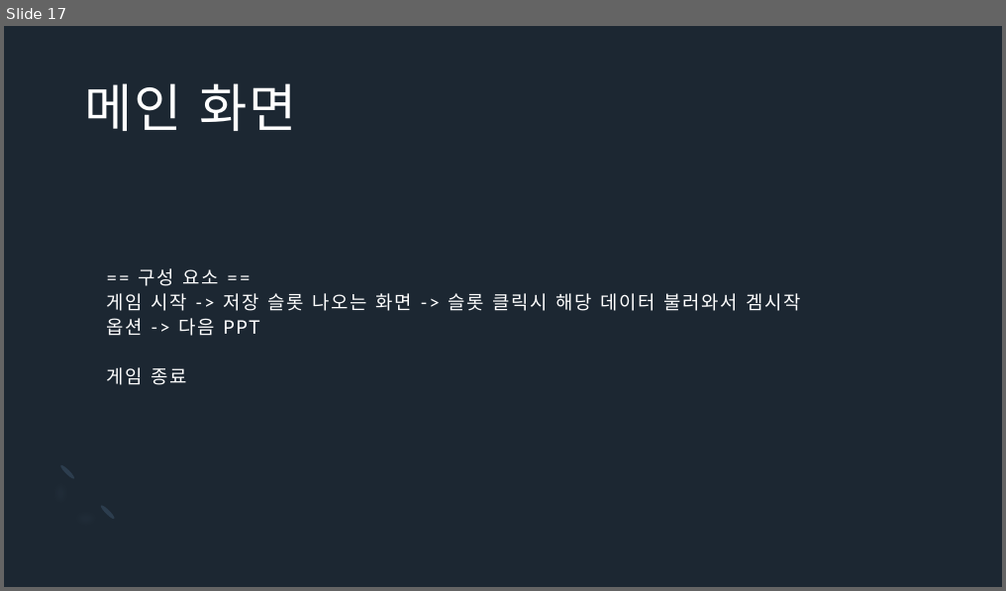
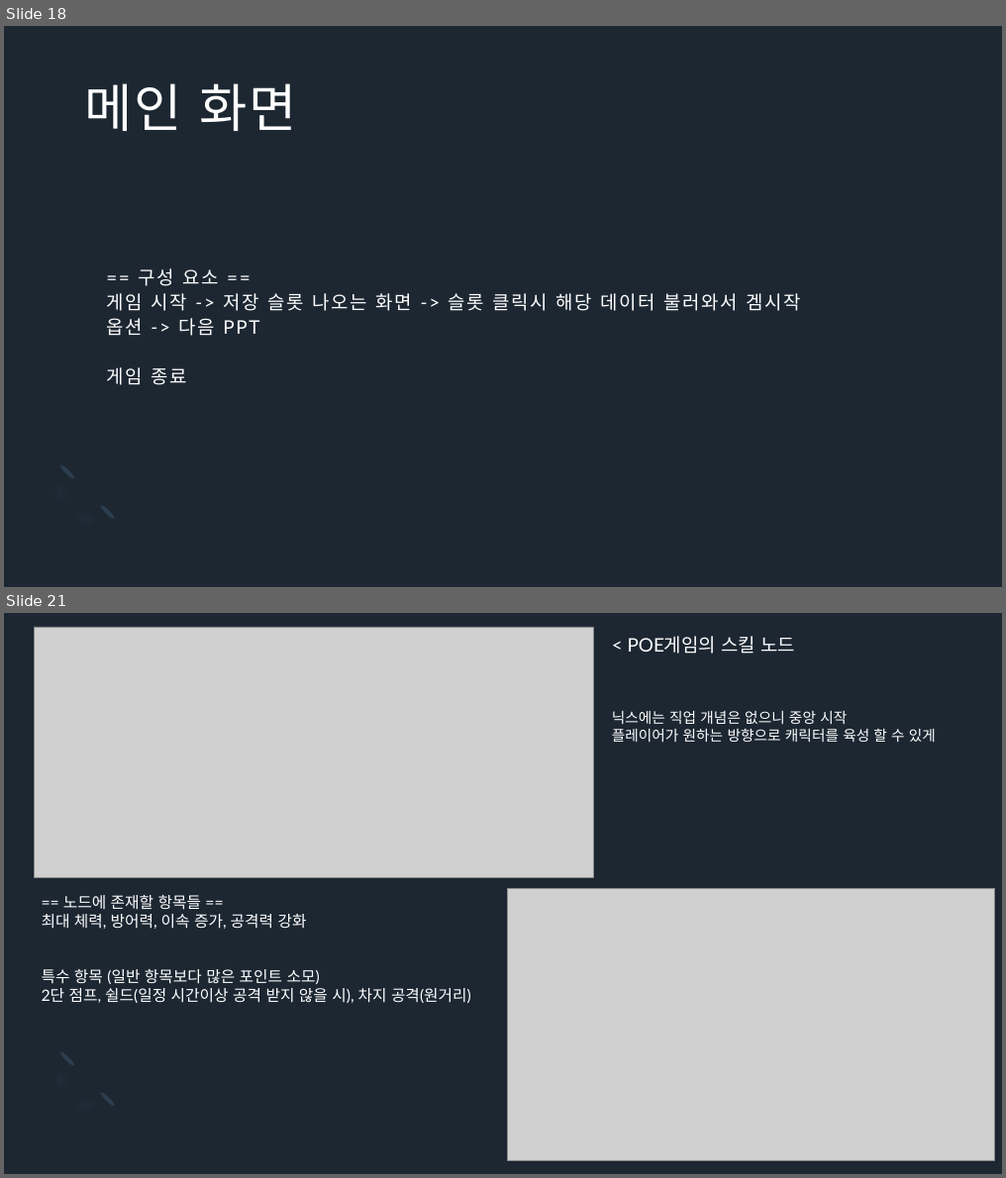
Before and after one commit to Icloy/2D_Roguelike, a slide deck: 기획서.pptx. Shown one above the other, each under a label of ours: slide 17 before the commit, slides 18 and 21 after it; the slides between them are not shown. The pictures are 1006x591 and 1006x1178 pixels, drawn with LibreOffice and Linux fonts; fonts in the diff are those of the drawing; grey boxes stand for pictures. Boxes give left, top, right and bottom in pixels: in the first picture for what was removed or moved away, otherwise in the second. Text is boxed around its words. In the diff, an @@ line names an element or a change of style, - is before the commit and + after.

```diff
--- a/기획서.pptx
+++ b/기획서.pptx
@@ slide 21 added at <box>4,613,1002,1174</box>, background #1C2732; not listed: 3 template elements that a slide beside it also shows @@
@@ picture added at <box>34,627,593,877</box> @@
@@ text added at <box>628,636,795,654</box>, 18 pt, text #FFFFFF @@
+< POE게임의 스킬 노드
@@ text added at <box>612,711,936,742</box>, 14 pt, text #FFFFFF @@
+닉스에는 직업 개념은 없으니 중앙 시작
+플레이어가 원하는 방향으로 캐릭터를 육성 할 수 있게
@@ text added at <box>42,895,471,1003</box>, 15 pt, text #FFFFFF @@
+== 노드에 존재할 항목들 ==
+최대 체력, 방어력, 이속 증가, 공격력 강화
+특수 항목 (일반 항목보다 많은 포인트 소모)
+2단 점프, 쉴드(일정 시간이상 공격 받지 않을 시), 차지 공격(원거리)
@@ picture added at <box>508,888,995,1161</box> @@
@@ what was slide 17 is now slide 18 @@
```
Also in this commit, not shown: 7 slides changed, 4 other slides added, 1 slide removed.
